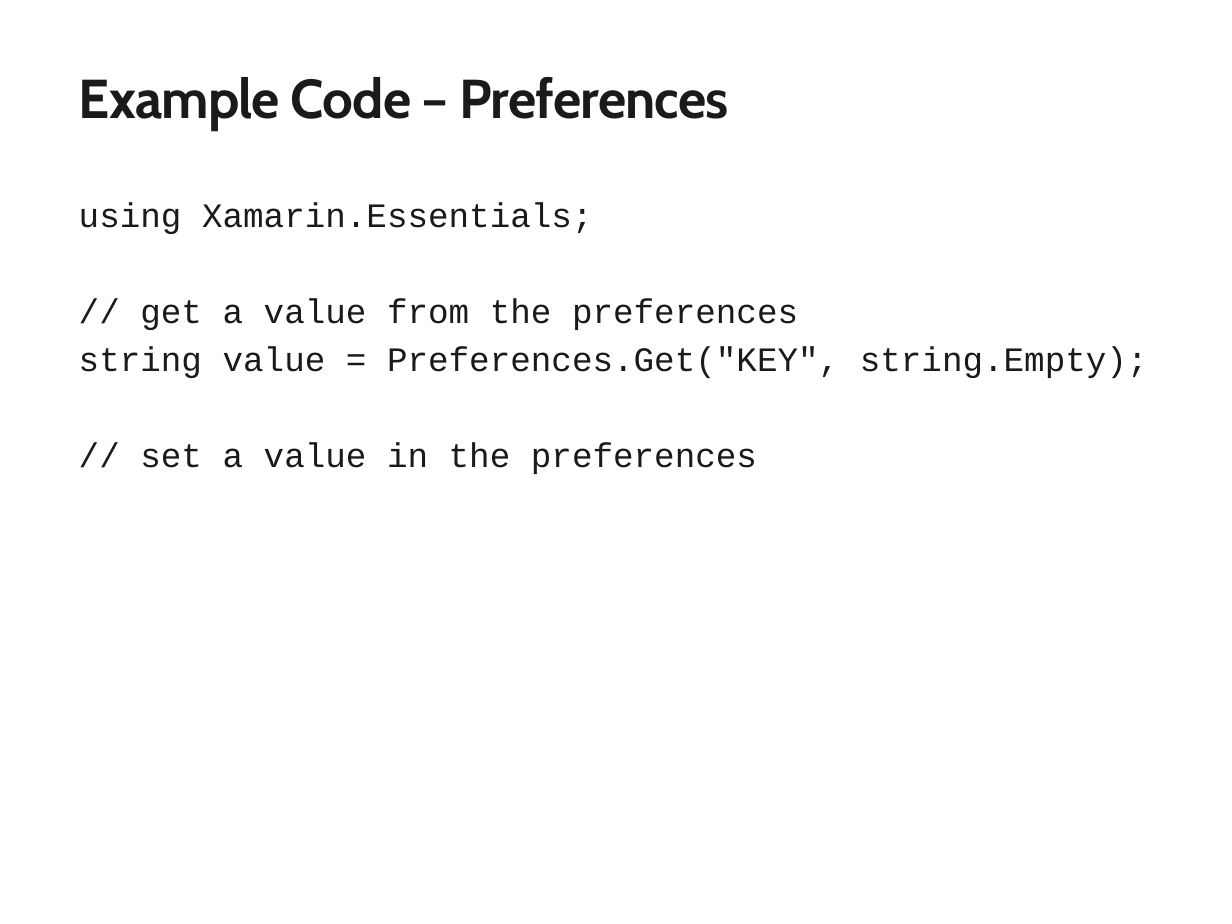
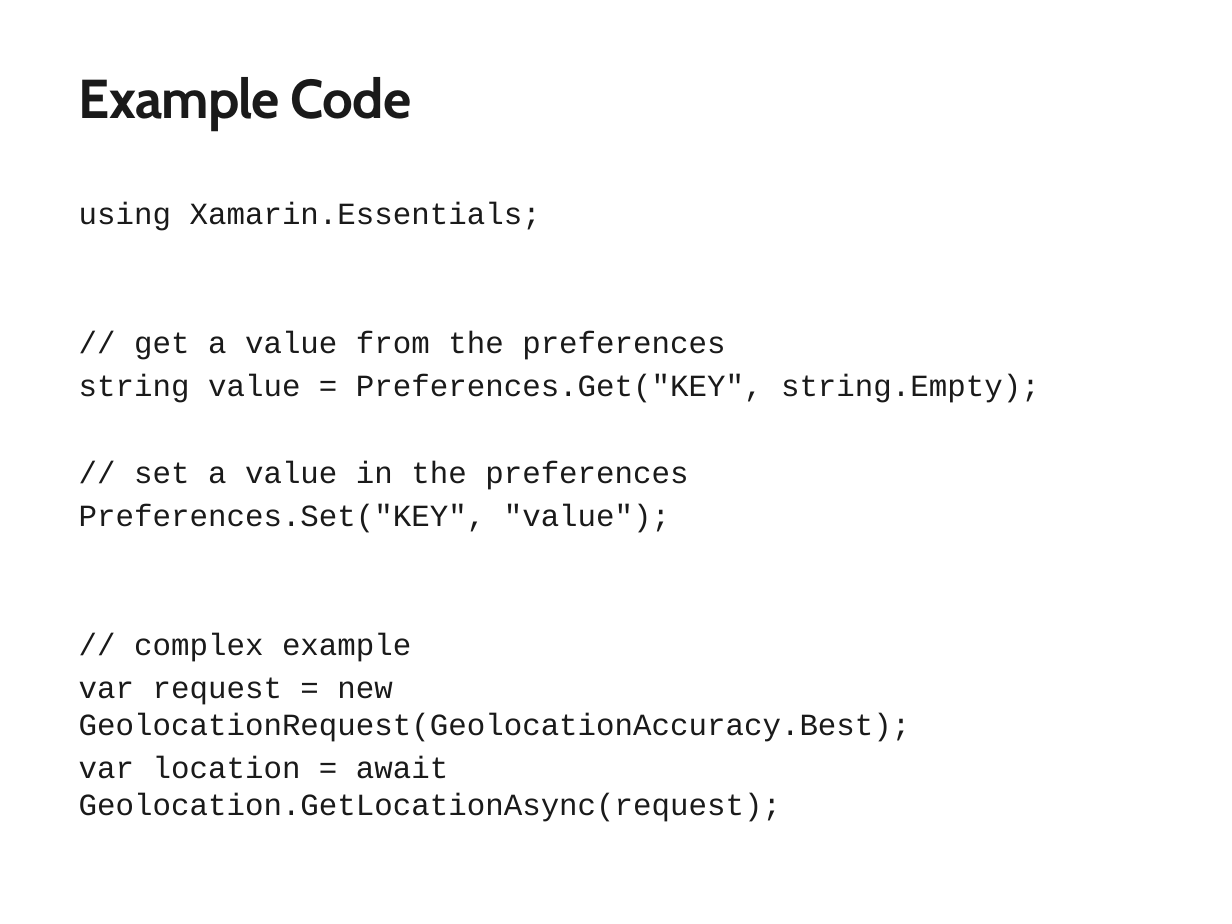
Before and after one commit to mattleibow/EssentialsDemo, a slide deck: slide 6 of Slides.pptx (slide 5 before the commit). Drawn at 1232x924 pixels with LibreOffice and Linux fonts; fonts in the diff are those of the drawing; background and template pictures are left out. Boxes give left, top, right and bottom in pixels: in the first picture for what was removed or moved away, otherwise in the second. Text is boxed around its words. In the diff, an @@ line names an element or a change of style, - is before the commit and + after.

Commit message:
Changes to the slides

```diff
--- a/Slides.pptx
+++ b/Slides.pptx
@@ title at [79,77,412,131]: text changed @@
-Example Code – Preferences
+Example Code
@@ text at [79,202,1040,490]: size 20 to 18 pt in "using Xamarin.Essentials;", "// get a value from the preferences", "string value = Preferences.Get("KEY", string.Empty);", "// set a value in the preferences" @@
@@ text at [79,504,911,779]: paragraphs added @@
+Preferences.Set("KEY", "value");
+// complex example
+var request = new GeolocationRequest(GeolocationAccuracy.Best);
+var location = await Geolocation.GetLocationAsync(request);
```
Also in this commit, not shown: 2 other slides changed, 7 slides added.
